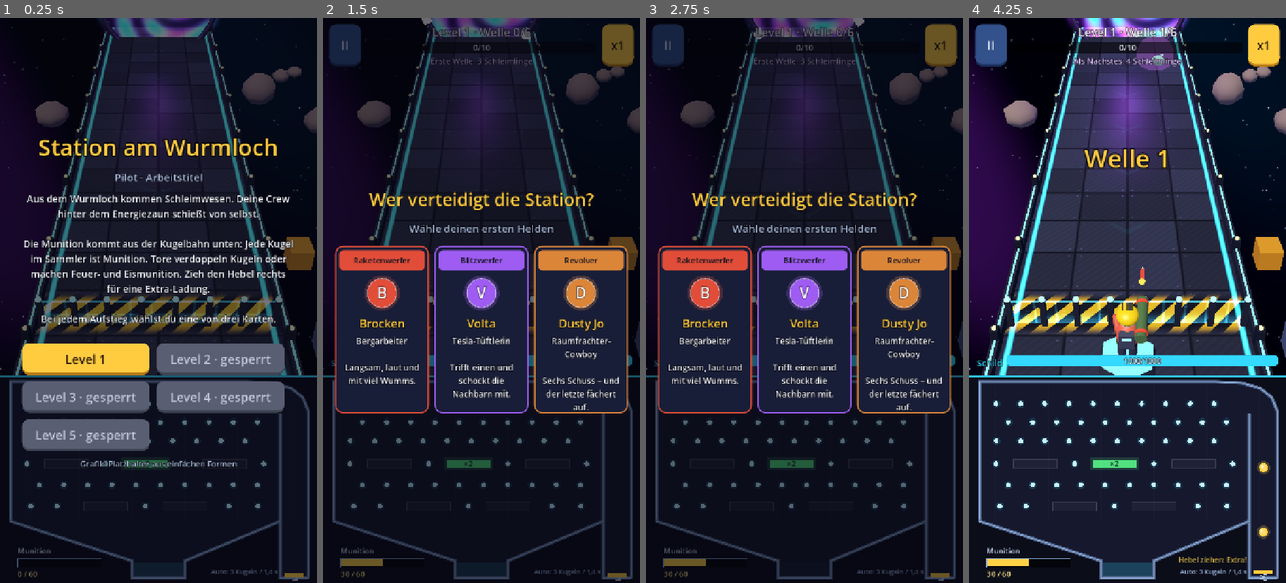
Above: before the commit, frames 1-4 (left to right).
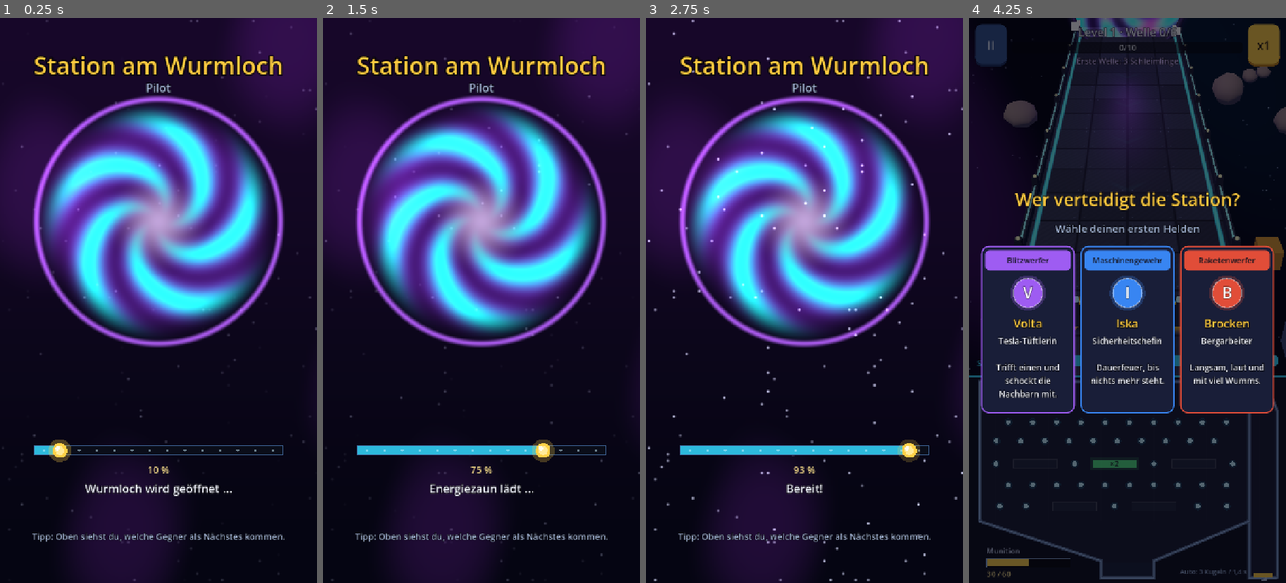
Above: after the commit, the same moments.

Repository: ramonweihmann-ops/Handy-App-Tower-Defense_-No-Name
Game: Godot game, scene res://scenes/main.tscn
The game is run twice, just before and just after one commit, with the same random seed, the same clock (stepped at 60 frames per second) and the same inputs.
Inputs (mouse positions are in pixels of both pictures, inside the frame that each line leads up to):
- Up to frame 1 (0.25 s): no input
- Up to frame 2 (1.5 s): click (408, 357) at 0.5 s, where only the run before the commit has a clickable "Level 1"; click (345, 46) at 1.25 s, where only the run before the commit has a clickable "II"
- Up to frame 3 (2.75 s): click (940, 46) at 2 s, where only the run before the commit has a clickable "x1"
- Up to frame 4 (4.25 s): click (1029, 328) at 2.77 s; click (1054, 357) at 3.5 s, where only the run after the commit has a clickable "Level 1"

The runs differ from the first frame. In frame 1, 59% of the frame differs, in the area x 0-100%, y 0-100%; in frame 2, 62%; in frame 3, 63%; in frame 4, 46%.

Commit message:
Pilot als Android-App mit Ladebildschirm ausliefern
- Android-Export (APK, arm64) mit festem Pilot-Testschlüssel, damit
  Updates über die installierte App gehen; Versionsnummer zählt
  automatisch hoch
- docs/pilot/ enthält jetzt die APK und eine Download-Seite statt der
  Browser-Version
- Ladebildschirm mit Wurmloch und rollender Energiekugel; währenddessen
  werden alle Figuren und Effekte einmal vorbereitet, damit der erste
  Schuss nicht ruckelt
- dunkler Start-Hintergrund statt Godot-Logo
- Konzept: Battle Pass als späterer Menüpunkt beschrieben

Co-Authored-By: Claude Opus 5.5 <noreply@anthropic.com>
Claude-Session: https://claude.ai/code/session_01NwX5XbY2Qvumx1eymUyNiA

Diff:
--- a/game/project.godot
+++ b/game/project.godot
@@ -9,6 +9,8 @@
 run/main_scene="res://scenes/main.tscn"
 config/features=PackedStringArray("4.7", "GL Compatibility")
 config/icon="res://icon.svg"
+boot_splash/bg_color=Color(0.02, 0.02, 0.07, 1)
+boot_splash/show_image=false
 
 [display]
 
@@ -34,3 +36,4 @@
 renderer/rendering_method="gl_compatibility"
 renderer/rendering_method.mobile="gl_compatibility"
 environment/defaults/default_clear_color=Color(0.03, 0.03, 0.08, 1)
+textures/vram_compression/import_etc2_astc=true
--- a/game/scripts/main.gd
+++ b/game/scripts/main.gd
@@ -46,13 +46,69 @@
 	if _autotest:
 		start_level(level)
 	else:
-		show_menu()
+		_warm_up()
 
 
 ## Setzt das Spieltempo (x1 oder x2). Die Physik bleibt bei 60 Schritten pro Spielsekunde,
 ## weniger Schritte lassen schnelle Kugeln durch die Wände der Kugelbahn rutschen.
 func _apply_speed(t: int) -> void:
 	Engine.time_scale = BASE_SPEED * float(t)
+
+
+## Ladebildschirm: Jede Figur und jeder Effekt wird einmal unsichtbar dahinter gezeigt,
+## damit das Handy die Grafik vorbereitet, bevor gespielt wird (verhindert Ruckler beim
+## ersten Schuss, der ersten Explosion usw.).
+func _warm_up() -> void:
+	state = "loading"
+	hud.visible = false
+	var screen := LoadingScreen.new()
+	_set_screen(screen)
+	var steps := [
+		[0.1, "Wurmloch wird geöffnet …"],
+		[0.35, "Crew bezieht Stellung …"],
+		[0.55, "Schleimwesen werden gezählt …"],
+		[0.75, "Energiezaun lädt …"],
+		[0.9, "Kugelbahn wird geölt …"],
+	]
+	screen.set_progress(steps[0][0], steps[0][1])
+	await _frames(20)
+	battle.setup(1, ammo)
+	screen.set_progress(steps[1][0], steps[1][1])
+	for id in GameData.HERO_IDS:
+		battle.add_hero(id)
+		await _frames(4)
+	screen.set_progress(steps[2][0], steps[2][1])
+	var targets: Array[Enemy] = []
+	var x := -3.0
+	for kind in GameData.ENEMIES.keys():
+		targets.append(battle.spawn_enemy(kind, Vector3(x, 0, -8.0)))
+		x += 2.0
+		await _frames(4)
+	await _frames(15)
+	screen.set_progress(steps[3][0], steps[3][1])
+	var from := Vector3(0, 1.5, 1.5)
+	for type in ["normal", "fire", "ice"]:
+		battle.fire_bullet(from, targets[0], 0.0, true, type, 0, 30.0, 1.0)
+		battle.fire_bullet(from, targets[1], 0.0, false, type, 0, 34.0, 0.75)
+		battle.fire_rocket(from, targets[2], 0.0, false, type, 2.0)
+		battle.fire_chain(from, targets[1], 0.0, false, type, 2)
+		await _frames(6)
+	Fx.flash(battle, Vector3(0, 1, -6), Color(1.0, 0.3, 0.9), 3.0, 0.4)
+	Fx.burst(battle, Vector3(0, 1, -6), Color(0.4, 1.0, 0.5), 12, 4.0, 0.1)
+	await _frames(40)
+	screen.set_progress(steps[4][0], steps[4][1])
+	ball_run.active = true
+	await _frames(40)
+	screen.set_progress(1.0, "Bereit!")
+	await _frames(25)
+	ball_run.reset()
+	show_menu()
+	print("LADEN_FERTIG")
+
+
+func _frames(n: int) -> void:
+	for i in n:
+		await get_tree().process_frame
 
 
 func _parse_args() -> void:
--- /dev/null
+++ b/game/scripts/ui/loading_screen.gd
@@ -0,0 +1,102 @@
+class_name LoadingScreen
+extends Control
+## Ladebildschirm beim Start der App: Weltraum mit Wurmloch, Titel und eine Energiekugel,
+## die als Ladebalken über eine Bahn rollt. Während er zu sehen ist, bereitet main.gd
+## Figuren und Effekte vor (siehe main.gd, _warm_up), damit es später nicht ruckelt.
+
+const TIPS := [
+	"Tipp: Tore in der Kugelbahn verdoppeln Kugeln – mehr Kugeln, mehr Munition.",
+	"Tipp: Zieh den Hebel rechts unten für eine Extra-Ladung.",
+	"Tipp: Feuer-Tore machen Brandmunition, Eis-Tore bremsen Gegner.",
+	"Tipp: Oben siehst du, welche Gegner als Nächstes kommen.",
+]
+
+var progress := 0.0
+var _shown := 0.0
+var _status: Label
+var _bg_mat: ShaderMaterial
+var _t := 0.0
+var _font: Font
+
+
+func _ready() -> void:
+	set_anchors_and_offsets_preset(Control.PRESET_FULL_RECT)
+	mouse_filter = Control.MOUSE_FILTER_STOP
+	_font = ThemeDB.fallback_font
+	var bg := ColorRect.new()
+	bg.set_anchors_and_offsets_preset(Control.PRESET_FULL_RECT)
+	bg.mouse_filter = Control.MOUSE_FILTER_IGNORE
+	_bg_mat = ShaderMaterial.new()
+	_bg_mat.shader = preload("res://shaders/loading_bg.gdshader")
+	bg.material = _bg_mat
+	add_child(bg)
+	# Bahn und Kugel werden über dem Hintergrund gezeichnet
+	var overlay := Control.new()
+	overlay.set_anchors_and_offsets_preset(Control.PRESET_FULL_RECT)
+	overlay.mouse_filter = Control.MOUSE_FILTER_IGNORE
+	overlay.draw.connect(_draw_overlay.bind(overlay))
+	add_child(overlay)
+	set_meta("overlay", overlay)
+
+	var title := UiKit.label("Station am Wurmloch", 54, UiKit.C_GOLD)
+	title.add_theme_constant_override("outline_size", 12)
+	title.set_anchors_and_offsets_preset(Control.PRESET_TOP_WIDE)
+	title.offset_top = 70
+	title.offset_bottom = 140
+	add_child(title)
+	var sub := UiKit.label("Pilot", 26, UiKit.C_MUTED)
+	sub.set_anchors_and_offsets_preset(Control.PRESET_TOP_WIDE)
+	sub.offset_top = 140
+	sub.offset_bottom = 180
+	add_child(sub)
+
+	_status = UiKit.label("Wurmloch wird geöffnet …", 26)
+	_status.set_anchors_and_offsets_preset(Control.PRESET_BOTTOM_WIDE)
+	_status.offset_top = -232
+	_status.offset_bottom = -192
+	add_child(_status)
+	var tip := UiKit.wrap_label(TIPS[randi() % TIPS.size()], 20, UiKit.C_MUTED)
+	tip.set_anchors_and_offsets_preset(Control.PRESET_BOTTOM_WIDE)
+	tip.offset_left = 40
+	tip.offset_right = -40
+	tip.offset_top = -120
+	tip.offset_bottom = -40
+	add_child(tip)
+
+
+func set_progress(value: float, status: String) -> void:
+	progress = clampf(value, 0.0, 1.0)
+	_status.text = status
+
+
+func _process(delta: float) -> void:
+	_t += delta
+	_shown = move_toward(_shown, progress, delta * 1.5)
+	if size.y > 0.0:
+		_bg_mat.set_shader_parameter("aspect", Vector2(size.x / size.y, 1.0))
+	(get_meta("overlay") as Control).queue_redraw()
+
+
+func _draw_overlay(c: Control) -> void:
+	var w := minf(c.size.x - 80.0, 560.0)
+	var y := c.size.y - 300.0
+	var x0 := (c.size.x - w) * 0.5
+	var track := Rect2(x0, y - 9.0, w, 18.0)
+	c.draw_rect(track.grow(3.0), Color(0.25, 0.4, 0.6))
+	c.draw_rect(track, Color(0.04, 0.05, 0.1))
+	var fill_w := w * _shown
+	c.draw_rect(Rect2(track.position, Vector2(fill_w, track.size.y)), Color(0.2, 0.85, 1.0, 0.85))
+	# Stifte auf der Bahn, wie in der Kugelbahn
+	var k := 0
+	while k * 40.0 < w:
+		c.draw_circle(Vector2(x0 + k * 40.0 + 20.0, y), 3.0, Color(0.8, 0.95, 1.0, 0.5))
+		k += 1
+	# Energiekugel rollt mit
+	var ball := Vector2(x0 + fill_w, y)
+	var glow := 0.5 + 0.5 * sin(_t * 6.0)
+	c.draw_circle(ball, 26.0, Color(1.0, 0.82, 0.28, 0.18 + 0.1 * glow))
+	c.draw_circle(ball, 17.0, Color(1.0, 0.82, 0.28))
+	c.draw_circle(ball, 10.0, Color(1.0, 0.92, 0.6))
+	c.draw_circle(ball + Vector2(-5, -5), 5.0, Color(1, 1, 1, 0.85))
+	var pct := "%d %%" % int(round(_shown * 100.0))
+	c.draw_string(_font, Vector2(0, y + 52.0), pct, HORIZONTAL_ALIGNMENT_CENTER, c.size.x, 22, Color(1, 0.9, 0.55))
--- /dev/null
+++ b/game/shaders/loading_bg.gdshader
@@ -0,0 +1,35 @@
+shader_type canvas_item;
+// Hintergrund des Ladebildschirms: Weltraum, Sterne und ein wirbelndes Wurmloch.
+
+uniform vec2 aspect = vec2(0.5625, 1.0);
+uniform vec2 hole_center = vec2(0.5, 0.36);
+
+float hash(vec2 p) {
+	return fract(sin(dot(p, vec2(12.9898, 78.233))) * 43758.5453);
+}
+
+void fragment() {
+	vec2 uv = UV;
+	vec3 col = mix(vec3(0.02, 0.02, 0.07), vec3(0.09, 0.03, 0.16), smoothstep(1.0, 0.0, uv.y));
+	// Nebel
+	float neb = sin(uv.x * 5.0 + uv.y * 3.0 + TIME * 0.05) * sin(uv.y * 6.0 - uv.x * 2.0);
+	col += vec3(0.3, 0.08, 0.4) * smoothstep(0.3, 1.0, neb) * 0.35;
+	// Sterne
+	vec2 grid = uv * aspect * 90.0;
+	vec2 cell = floor(grid);
+	float h = hash(cell);
+	float star = step(0.97, h) * smoothstep(0.35, 0.0, length(fract(grid) - 0.5));
+	col += vec3(0.9, 0.92, 1.0) * star * (0.5 + 0.5 * sin(TIME * (1.0 + h * 3.0) + h * 30.0));
+	// Wurmloch
+	vec2 p = (uv - hole_center) * aspect / aspect.x * 2.6;
+	float r = length(p);
+	float a = atan(p.y, p.x);
+	float swirl = sin(a * 5.0 + r * 12.0 - TIME * 2.2) * 0.5 + 0.5;
+	float ring = smoothstep(1.0, 0.7, r) * smoothstep(0.05, 0.5, r);
+	vec3 hole = mix(vec3(0.62, 0.22, 1.0), vec3(0.1, 0.9, 0.85), swirl) * ring * (0.4 + swirl);
+	hole += vec3(0.95, 0.85, 1.0) * smoothstep(0.45, 0.0, r) * 0.8;
+	col += hole * 0.9;
+	// Rand des Wurmlochs
+	col += vec3(0.75, 0.4, 1.0) * smoothstep(0.04, 0.0, abs(r - 1.0)) * 0.8;
+	COLOR = vec4(col, 1.0);
+}
Not shown, changed: game/export_presets.cfg
Not shown, added: game/scripts/ui/loading_screen.gd.uid
Not shown, added: game/shaders/loading_bg.gdshader.uid
Not shown, added: android/pilot-test.keystore
Not shown, changed: docs/KONZEPT.md
Not shown, changed: docs/pilot/index.html
Not shown, removed: docs/pilot/spiel-20261030-210601.apple-touch-icon.png
Not shown, removed: docs/pilot/spiel-20261030-210601.audio.position.worklet.js
Not shown, removed: docs/pilot/spiel-20261030-210601.audio.worklet.js
Not shown, removed: docs/pilot/spiel-20261030-210601.html
Not shown, removed: docs/pilot/spiel-20261030-210601.icon.png
Not shown, removed: docs/pilot/spiel-20261030-210601.js
(and 6 more such lines)
